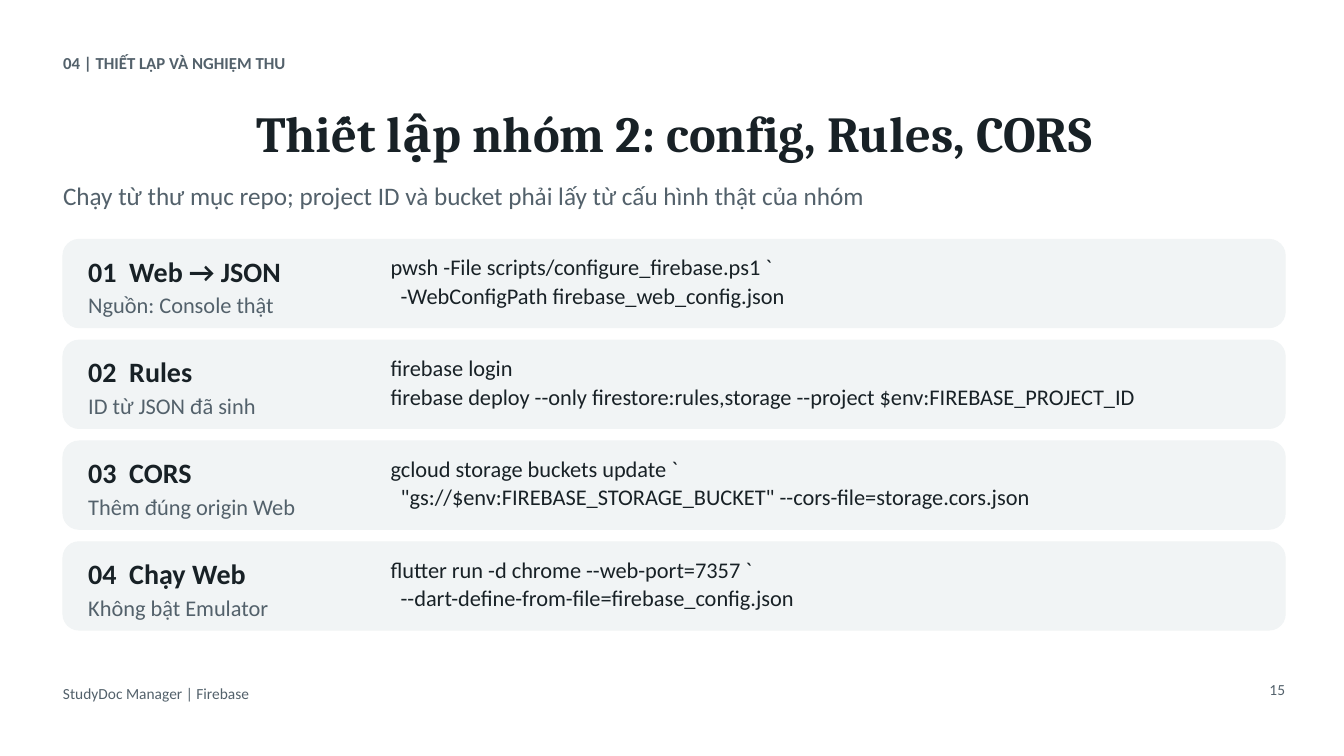
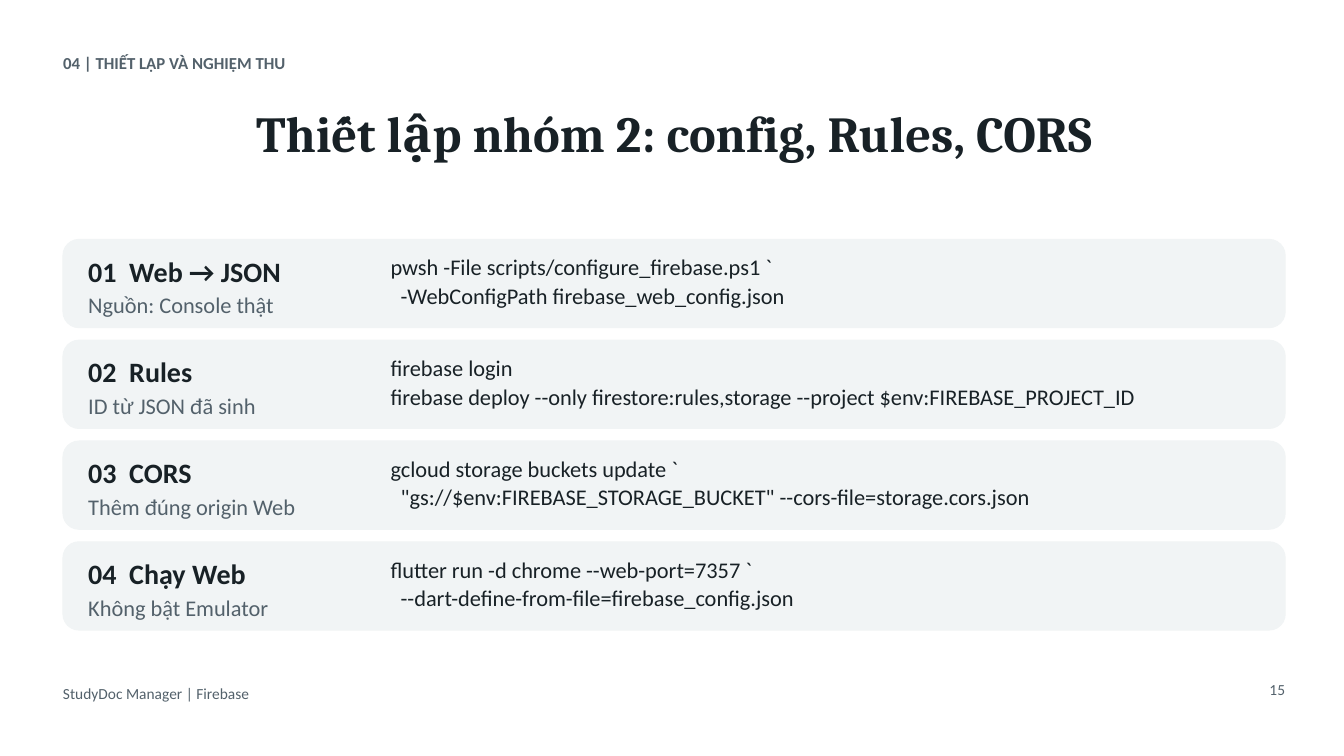
Before and after one commit to tungcorn/mobile_th1_qly_hoc_tap, a slide deck: slide 15 of SLIDE_FIREBASE_CLOUD_DMS.pptx. Drawn at 1344x756 pixels with LibreOffice and Linux fonts; fonts in the diff are those of the drawing. Boxes give left, top, right and bottom in pixels: in the first picture for what was removed or moved away, otherwise in the second. Text is boxed around its words. In the diff, an @@ line names an element or a change of style, - is before the commit and + after.

```diff
--- a/SLIDE_FIREBASE_CLOUD_DMS.pptx
+++ b/SLIDE_FIREBASE_CLOUD_DMS.pptx
@@ text removed at (63,186,864,210) @@
-Chạy từ thư mục repo; project ID và bucket phải lấy từ cấu hình thật của nhóm
```
Also in this commit, not shown: 4 other slides changed.
